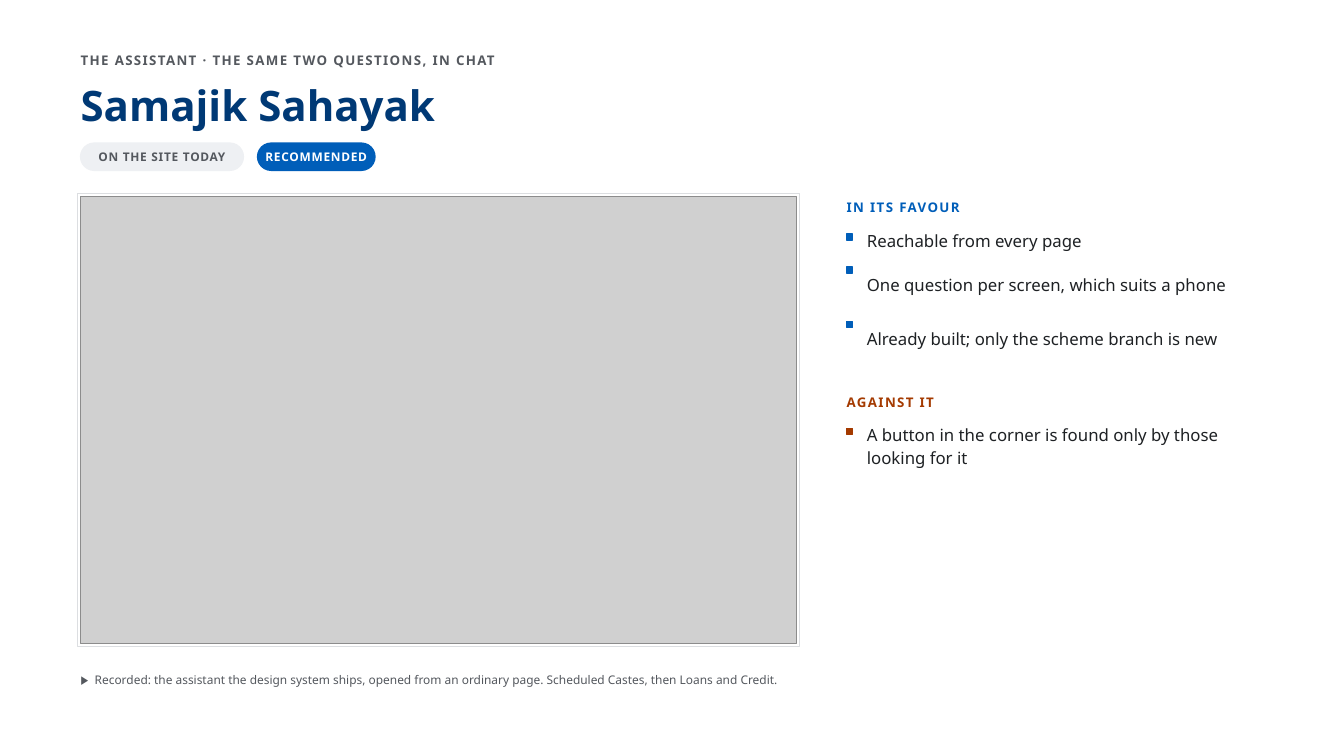
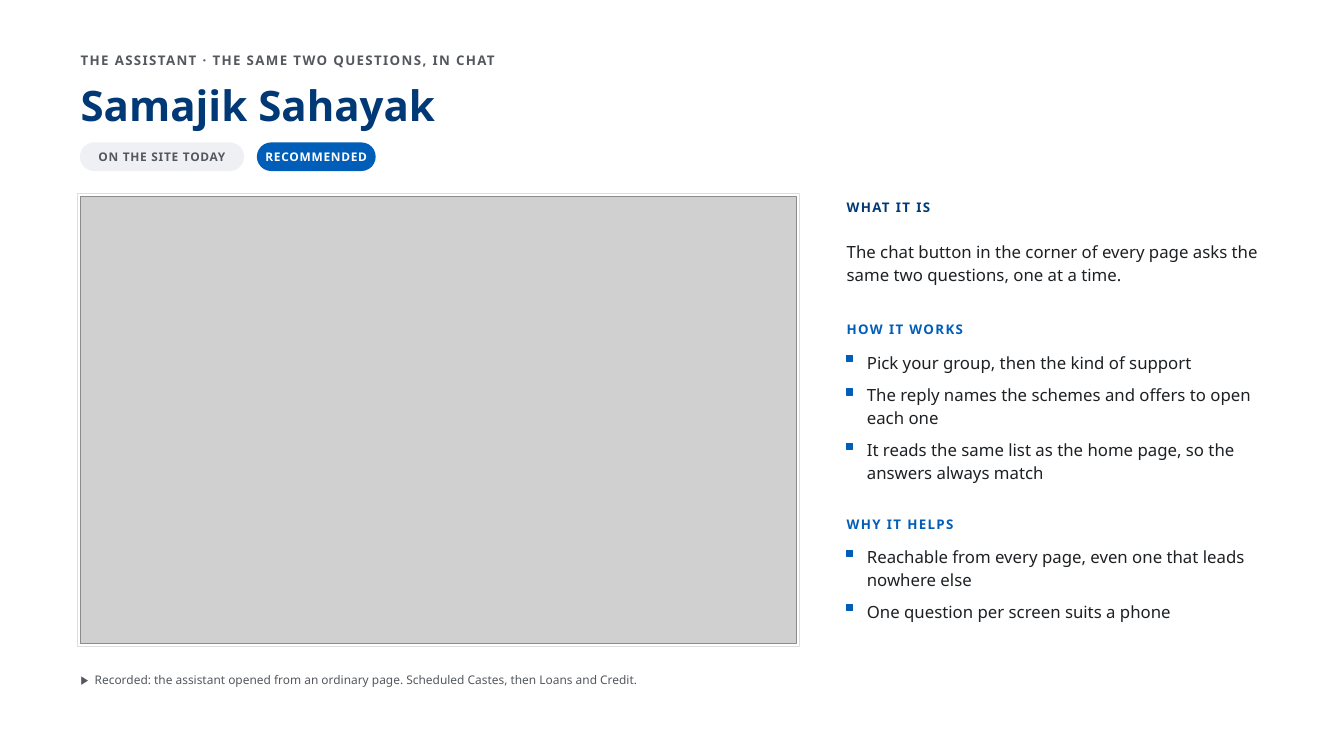
Before and after one commit to AkashShivanand/mosje, a slide deck: slide 10 of docs/plans/MoSJE-Service-Discovery-Options.pptx. Drawn at 1344x756 pixels with LibreOffice and Linux fonts; fonts in the diff are those of the drawing; grey boxes stand for pictures. Boxes give left, top, right and bottom in pixels: in the first picture for what was removed or moved away, otherwise in the second. Text is boxed around its words. In the diff, an @@ line names an element or a change of style, - is before the commit and + after.

Commit message:
feat(service-discovery): the deck in plain words, the earlier Schemes layouts, and a data-sources report
The option pages lose their verdicts, as the review asked: each says what
the option is, how it works and why it helps, in words a school-leaver can
read. The Two Questions answer shows both choices, three schemes with a
View details link each and no apply button, and one link to the Schemes
page filtered to the same answers. One Tap opens with a band for the one
portal or helpline the Department runs for the chosen group, where it has
one, with a link only where the site answered when checked. The scheme
type comes off every card and row: every scheme here is centrally backed.

The two Schemes-page options return to the layouts from before the review
with the review's asks applied — two filters, no counts, greyed filters,
paged results — reading every field from the master, with the row of
faces on one grid and a fixed label height so it aligns.

docs/research/service-discovery-data-sources.md is generated from the
master: every group, kind of support, portal, link and scheme with its
source, the link checks of 9 September, and what is still unverified.
Both before/after pages now carry their pictures inside the file. The
renderer draws a video's poster frame so the PDF shows every screen.

```diff
--- a/docs/plans/MoSJE-Service-Discovery-Options.pptx
+++ b/docs/plans/MoSJE-Service-Discovery-Options.pptx
@@ text at (x1=847, y1=197, x2=1263, y2=219): text changed; text colour #005EB9 to #003975 @@
-IN ITS FAVOUR
+WHAT IT IS
@@ text added at (x1=847, y1=245, x2=1258, y2=285), 12 pt, text #1E2124 @@
+The chat button in the corner of every page asks the same two questions, one at a time.
@@ text at (x1=847, y1=324, x2=883, y2=334): text changed; size 12 to 9.5 pt; text colour #1E2124 to #005EB9; bold on @@
-Reachable from every page
+HOW IT WORKS
@@ rectangle moved from (x1=847, y1=267, x2=853, y2=273) to (x1=847, y1=356, x2=853, y2=362) @@
@@ text added at (x1=867, y1=356, x2=1191, y2=373), 12 pt, text #1E2124 @@
+Pick your group, then the kind of support
@@ rectangle moved from (x1=847, y1=322, x2=853, y2=328) to (x1=847, y1=389, x2=853, y2=395) @@
@@ text at (x1=867, y1=388, x2=1250, y2=424): text changed @@
-Already built; only the scheme branch is new
+The reply names the schemes and offers to open each one
@@ text removed at (x1=847, y1=391, x2=1263, y2=413) @@
-AGAINST IT
@@ rectangle moved from (x1=847, y1=429, x2=853, y2=435) to (x1=847, y1=444, x2=853, y2=450) @@
@@ rectangle at (x1=847, y1=444, x2=853, y2=450): fill #A43A00 to #005EB9; outline #A43A00 1 pt to #005EB9 1 pt @@
@@ text added at (x1=867, y1=443, x2=1234, y2=483), 12 pt, text #1E2124 @@
+It reads the same list as the home page, so the answers always match
@@ text at (x1=847, y1=519, x2=953, y2=529): text changed; size 12 to 9.5 pt; text colour #1E2124 to #005EB9; bold on @@
-A button in the corner is found only by those looking for it
+WHY IT HELPS
@@ rectangle added at (x1=847, y1=551, x2=853, y2=557), fill #005EB9, outline #005EB9 1 pt @@
@@ text added at (x1=867, y1=550, x2=1245, y2=586), 12 pt, text #1E2124 @@
+Reachable from every page, even one that leads nowhere else
@@ rectangle moved from (x1=847, y1=234, x2=853, y2=240) to (x1=847, y1=605, x2=853, y2=611) @@
@@ text at (x1=867, y1=605, x2=1171, y2=622): text changed @@
-One question per screen, which suits a phone
+One question per screen suits a phone
@@ text at (x1=95, y1=675, x2=637, y2=687): text changed @@
-▶ Recorded: the assistant the design system ships, opened from an ordinary page. Scheduled Castes, then Loans and Credit.
+▶ Recorded: the assistant opened from an ordinary page. Scheduled Castes, then Loans and Credit.
```
Also in this commit, not shown: 11 other slides changed, 59 other files.
